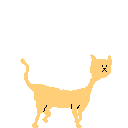
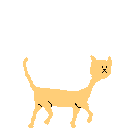
Revision of a layered w=128, h=128 image; what changed, layer by layer:
added layer "run5" above "run4" over [20, 54, 112, 128]
added layer "run4" above "run3" over [20, 54, 112, 128]
showed "run3", painted on it over [20, 54, 112, 128]
showed "stand", painted on it over [20, 54, 112, 128]
